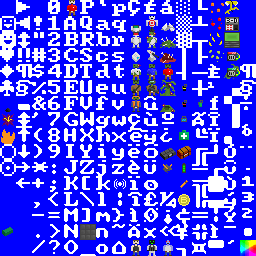
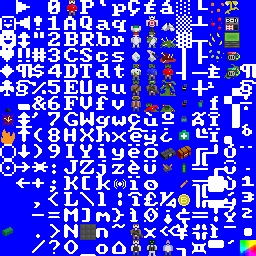
Layered file, before and after one edit (256 x 256). Changes by layer:
added layer "NO-LEGGER" above "marine" over left=144, top=103, right=159, bottom=112
added layer "marine" above "Layer 0" over left=130, top=224, right=143, bottom=240
painted on "Layer 0" over left=128, top=96, right=158, bottom=238
